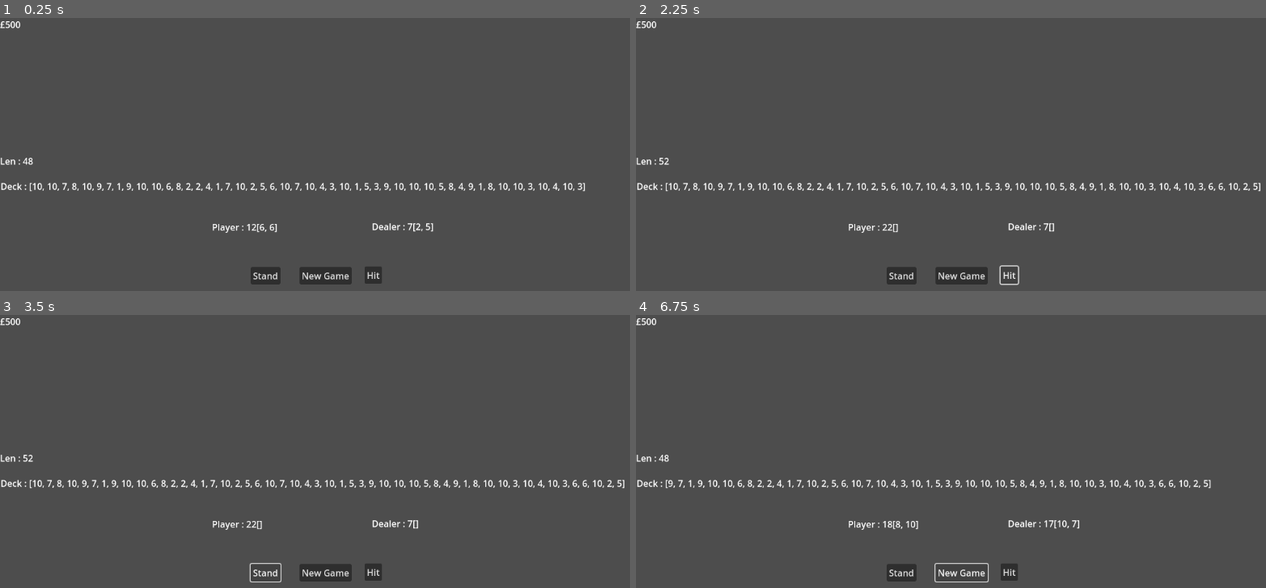
Above: before the commit, frames 1-4 (two rows, left to right).
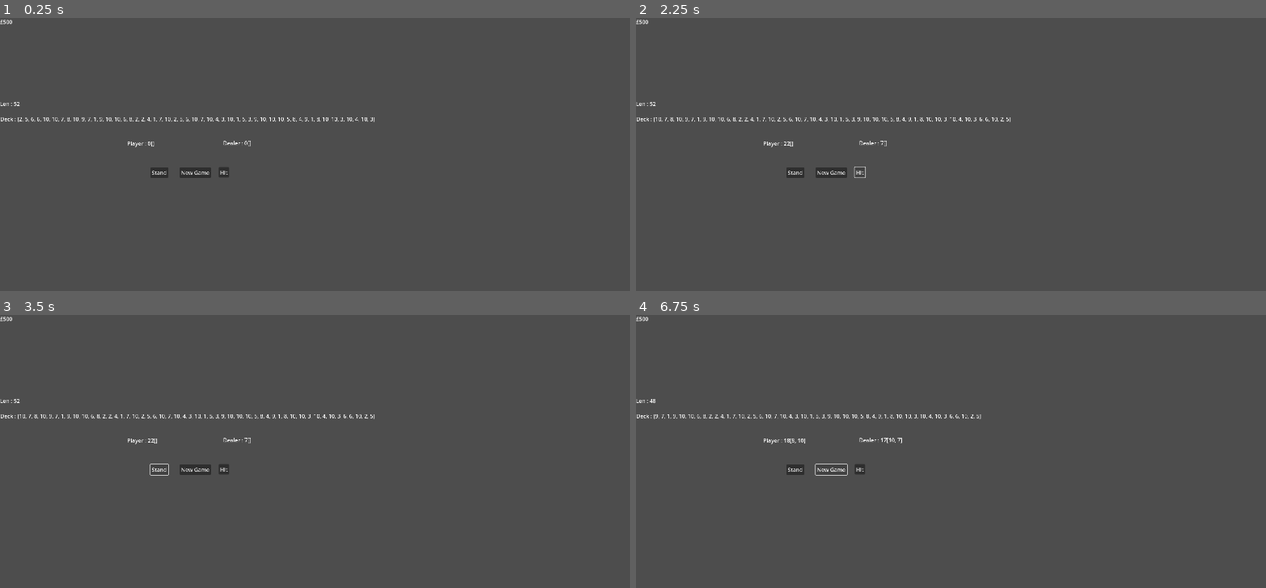
Above: after the commit, the same moments.

Repository: KarumGhag/Super-Gambler
Game: Godot game, scene res://BlackJack/Blackjack.tscn
The game is run twice, just before and just after one commit, with the same random seed, the same clock (stepped at 60 frames per second) and the same inputs. This scene is started directly instead of the project's main scene.
Inputs:
- Up to frame 1 (0.25 s): no input
- Up to frame 2 (2.25 s): click "New Game" at 0.5 s; click "New Game" at 1.25 s; click "Hit" at 2 s
- Up to frame 3 (3.5 s): click "Stand" at 2.75 s
- Up to frame 4 (6.75 s): click "Hit" at 3.5 s; click "Stand" at 4.25 s; click "Hit" at 5 s; click "Stand" at 5.75 s; click "New Game" at 6.5 s

The runs differ from the first frame. In frame 1, 3.0% of the frame differs, in the area x 0-93%, y 0-98%; in frame 2, 2.9%; in frame 3, 2.8%; in frame 4, 2.7%.

Commit message:
drawn all cards, reworking deck

Diff:
--- a/BlackJack/Blackjack.tscn
+++ b/BlackJack/Blackjack.tscn
@@ -1,8 +1,48 @@
-[gd_scene load_steps=4 format=3 uid="uid://cb562y02ju31c"]
+[gd_scene load_steps=44 format=3 uid="uid://cb562y02ju31c"]
 
 [ext_resource type="Script" path="res://GameManager/game.gd" id="1_00ul6"]
 [ext_resource type="Script" path="res://BlackJack/deck.gd" id="1_wp6js"]
 [ext_resource type="Script" path="res://BlackJack/blackjack_manager.gd" id="3_4md35"]
+[ext_resource type="Texture2D" uid="uid://vg78qqr41vs7" path="res://BlackJack/CardManager/Cards/hearts/10H.png" id="4_dbjt4"]
+[ext_resource type="Texture2D" uid="uid://b4rdfkdow0h2u" path="res://BlackJack/CardManager/Cards/spades/10S.png" id="5_wk5yr"]
+[ext_resource type="Texture2D" uid="uid://bs1ri8l6eu6of" path="res://BlackJack/CardManager/Cards/clubs/10C.png" id="6_oilrn"]
+[ext_resource type="Texture2D" uid="uid://ca0yeeboy2wcl" path="res://BlackJack/CardManager/Cards/hearts/9H.png" id="7_mc3cg"]
+[ext_resource type="Texture2D" uid="uid://dpxyg7u5o8ly8" path="res://BlackJack/CardManager/Cards/hearts/8H.png" id="8_m1eqa"]
+[ext_resource type="Texture2D" uid="uid://cgp18652oogy0" path="res://BlackJack/CardManager/Cards/hearts/7H.png" id="9_mrd0b"]
+[ext_resource type="Texture2D" uid="uid://cv4r1pvk1o4e1" path="res://BlackJack/CardManager/Cards/hearts/6H.png" id="10_dur1p"]
+[ext_resource type="Texture2D" uid="uid://borqertiutfms" path="res://BlackJack/CardManager/Cards/hearts/5H.png" id="11_3ayxj"]
+[ext_resource type="Texture2D" uid="uid://d08xnapd61q3d" path="res://BlackJack/CardManager/Cards/hearts/4H.png" id="12_x00iw"]
+[ext_resource type="Texture2D" uid="uid://dpj5kkvgb20l6" path="res://BlackJack/CardManager/Cards/hearts/3H.png" id="13_vaaoq"]
+[ext_resource type="Texture2D" uid="uid://ftxrffsydrcb" path="res://BlackJack/CardManager/Cards/hearts/2H.png" id="14_l782a"]
+[ext_resource type="Texture2D" uid="uid://burhs0tpdku4t" path="res://BlackJack/CardManager/Cards/hearts/AH.png" id="15_vcasj"]
+[ext_resource type="Texture2D" uid="uid://b1sg12m7f286i" path="res://BlackJack/CardManager/Cards/spades/8S.png" id="16_3sehi"]
+[ext_resource type="Texture2D" uid="uid://dhso7h0qaoowv" path="res://BlackJack/CardManager/Cards/spades/9S.png" id="17_u7r6l"]
+[ext_resource type="Texture2D" uid="uid://bbh8j1sjeb7pd" path="res://BlackJack/CardManager/Cards/spades/7S.png" id="19_7kt65"]
+[ext_resource type="Texture2D" uid="uid://ktqr7x8wc3s" path="res://BlackJack/CardManager/Cards/spades/6S.png" id="20_tqyp2"]
+[ext_resource type="Texture2D" uid="uid://c45k4olq24m2s" path="res://BlackJack/CardManager/Cards/spades/5S.png" id="21_0tgy7"]
+[ext_resource type="Texture2D" uid="uid://kvpltrbtkhsp" path="res://BlackJack/CardManager/Cards/spades/4S.png" id="22_com4x"]
+[ext_resource type="Texture2D" uid="uid://dxefd7e2auhgl" path="res://BlackJack/CardManager/Cards/spades/3S.png" id="23_bfw60"]
+[ext_resource type="Texture2D" uid="uid://jwbveriwhupx" path="res://BlackJack/CardManager/Cards/spades/2S.png" id="24_3tmqf"]
+[ext_resource type="Texture2D" uid="uid://dewghg5e507q3" path="res://BlackJack/CardManager/Cards/spades/AS.png" id="26_qnxmc"]
+[ext_resource type="Texture2D" uid="uid://cg6lcg86nnbpg" path="res://BlackJack/CardManager/Cards/clubs/9C.png" id="26_x333l"]
+[ext_resource type="Texture2D" uid="uid://cporxko67qs02" path="res://BlackJack/CardManager/Cards/clubs/7C.png" id="28_wyjbp"]
+[ext_resource type="Texture2D" uid="uid://bxtns5quh3oi4" path="res://BlackJack/CardManager/Cards/clubs/3C.png" id="29_uyfwo"]
+[ext_resource type="Texture2D" uid="uid://b5nqqnj4cn1a3" path="res://BlackJack/CardManager/Cards/clubs/8C.png" id="29_wy7ll"]
+[ext_resource type="Texture2D" uid="uid://p0jovod3it0i" path="res://BlackJack/CardManager/Cards/clubs/4C.png" id="30_bxnlf"]
+[ext_resource type="Texture2D" uid="uid://bxtlidud2me8" path="res://BlackJack/CardManager/Cards/clubs/6C.png" id="30_webg2"]
+[ext_resource type="Texture2D" uid="uid://csnircrxat08r" path="res://BlackJack/CardManager/Cards/clubs/5C.png" id="31_a36m0"]
+[ext_resource type="Texture2D" uid="uid://3aitf1t1yfoh" path="res://BlackJack/CardManager/Cards/clubs/2C.png" id="32_pyj34"]
+[ext_resource type="Texture2D" uid="uid://ceu6ndggmwyq6" path="res://BlackJack/CardManager/Cards/clubs/AC.png" id="33_8e84c"]
+[ext_resource type="Texture2D" uid="uid://ugo2ejt02yaj" path="res://BlackJack/CardManager/Cards/diamonds/10D.png" id="34_ytqfn"]
+[ext_resource type="Texture2D" uid="uid://b74npsoxdl4w1" path="res://BlackJack/CardManager/Cards/diamonds/9D.png" id="35_6yvct"]
+[ext_resource type="Texture2D" uid="uid://c0i2hl2wh66ay" path="res://BlackJack/CardManager/Cards/diamonds/8D.png" id="36_wigmr"]
+[ext_resource type="Texture2D" uid="uid://bc8s6svdjky6o" path="res://BlackJack/CardManager/Cards/diamonds/7D.png" id="37_clbcv"]
+[ext_resource type="Texture2D" uid="uid://b1s8b4u8gecxb" path="res://BlackJack/CardManager/Cards/diamonds/6D.png" id="38_bbx5d"]
+[ext_resource type="Texture2D" uid="uid://y8mjjb4oq4aj" path="res://BlackJack/CardManager/Cards/diamonds/5D.png" id="39_22u5j"]
+[ext_resource type="Texture2D" uid="uid://xjfymxb4h52p" path="res://BlackJack/CardManager/Cards/diamonds/4D.png" id="40_5oanf"]
+[ext_resource type="Texture2D" uid="uid://b5r6y3j8dh8ey" path="res://BlackJack/CardManager/Cards/diamonds/3D.png" id="41_un4s5"]
+[ext_resource type="Texture2D" uid="uid://dwf5jg7p43tvb" path="res://BlackJack/CardManager/Cards/diamonds/2D.png" id="42_lm08b"]
+[ext_resource type="Texture2D" uid="uid://reljsjyym662" path="res://BlackJack/CardManager/Cards/diamonds/AD.png" id="43_gcpog"]
 
 [node name="Blackjack" type="Node2D"]
 script = ExtResource("1_00ul6")
@@ -73,3 +113,171 @@
 offset_top = 187.0
 offset_right = 843.0
 offset_bottom = 210.0
+
+[node name="Hearts" type="Node2D" parent="."]
+
+[node name="10h" type="Sprite2D" parent="Hearts"]
+position = Vector2(63, 1182.5)
+texture = ExtResource("4_dbjt4")
+
+[node name="9h" type="Sprite2D" parent="Hearts"]
+position = Vector2(165, 1183.5)
+texture = ExtResource("7_mc3cg")
+
+[node name="8h" type="Sprite2D" parent="Hearts"]
+position = Vector2(267, 1182.5)
+texture = ExtResource("8_m1eqa")
+
+[node name="7h" type="Sprite2D" parent="Hearts"]
+position = Vector2(370, 1182.5)
+texture = ExtResource("9_mrd0b")
+
+[node name="6h" type="Sprite2D" parent="Hearts"]
+position = Vector2(472, 1182.5)
+texture = ExtResource("10_dur1p")
+
+[node name="5h" type="Sprite2D" parent="Hearts"]
+position = Vector2(574, 1182.5)
+texture = ExtResource("11_3ayxj")
+
+[node name="4h" type="Sprite2D" parent="Hearts"]
+position = Vector2(676, 1183.5)
+texture = ExtResource("12_x00iw")
+
+[node name="3h" type="Sprite2D" parent="Hearts"]
+position = Vector2(779, 1183.5)
+texture = ExtResource("13_vaaoq")
+
+[node name="2h" type="Sprite2D" parent="Hearts"]
+position = Vector2(882, 1183.5)
+texture = ExtResource("14_l782a")
+
+[node name="Ah" type="Sprite2D" parent="Hearts"]
+position = Vector2(986, 1183.5)
+texture = ExtResource("15_vcasj")
+
+[node name="8s" type="Sprite2D" parent="Hearts"]
+position = Vector2(270, 1371.5)
+texture = ExtResource("16_3sehi")
+
+[node name="Spades" type="Node2D" parent="."]
+
+[node name="10s" type="Sprite2D" parent="Spades"]
+position = Vector2(65, 1371.5)
+texture = ExtResource("5_wk5yr")
+
+[node name="9s" type="Sprite2D" parent="Spades"]
+position = Vector2(168, 1371.5)
+texture = ExtResource("17_u7r6l")
+
+[node name="7s" type="Sprite2D" parent="Spades"]
+position = Vector2(372, 1371.5)
+texture = ExtResource("19_7kt65")
+
+[node name="6s" type="Sprite2D" parent="Spades"]
+position = Vector2(475, 1371.5)
+texture = ExtResource("20_tqyp2")
+
+[node name="5s" type="Sprite2D" parent="Spades"]
+position = Vector2(578, 1371.5)
+texture = ExtResource("21_0tgy7")
+
+[node name="4s" type="Sprite2D" parent="Spades"]
+position = Vector2(681, 1370.5)
+texture = ExtResource("22_com4x")
+
+[node name="3s" type="Sprite2D" parent="Spades"]
+position = Vector2(782, 1369.5)
+texture = ExtResource("23_bfw60")
+
+[node name="2s" type="Sprite2D" parent="Spades"]
+position = Vector2(885, 1370.5)
+texture = ExtResource("24_3tmqf")
+
+[node name="As" type="Sprite2D" parent="Spades"]
+position = Vector2(989, 1371.5)
+texture = ExtResource("26_qnxmc")
+
+[node name="9c" type="Sprite2D" parent="Spades"]
+position = Vector2(169, 1561.5)
+texture = ExtResource("26_x333l")
+
+[node name="Clubs" type="Node2D" parent="."]
+
+[node name="10c" type="Sprite2D" parent="Clubs"]
+position = Vector2(64, 1560.5)
+texture = ExtResource("6_oilrn")
+
+[node name="8c" type="Sprite2D" parent="Clubs"]
+position = Vector2(272, 1561.5)
+texture = ExtResource("29_wy7ll")
+
+[node name="7c" type="Sprite2D" parent="Clubs"]
+position = Vector2(375, 1561.5)
+texture = ExtResource("28_wyjbp")
+
+[node name="6c" type="Sprite2D" parent="Clubs"]
+position = Vector2(477, 1561.5)
+texture = ExtResource("30_webg2")
+
+[node name="5c" type="Sprite2D" parent="Clubs"]
+position = Vector2(580, 1561.5)
+texture = ExtResource("31_a36m0")
+
+[node name="4c" type="Sprite2D" parent="Clubs"]
+position = Vector2(683, 1561.5)
+texture = ExtResource("30_bxnlf")
+
+[node name="3c" type="Sprite2D" parent="Clubs"]
+position = Vector2(786, 1562.5)
+texture = ExtResource("29_uyfwo")
+
+[node name="2c" type="Sprite2D" parent="Clubs"]
+position = Vector2(890, 1562.5)
+texture = ExtResource("32_pyj34")
+
+[node name="Ac" type="Sprite2D" parent="Clubs"]
+position = Vector2(993, 1563.5)
+texture = ExtResource("33_8e84c")
+
+[node name="Diamonds" type="Node2D" parent="."]
+
+[node name="10d" type="Sprite2D" parent="Diamonds"]
+position = Vector2(67, 1752)
+texture = ExtResource("34_ytqfn")
+
+[node name="9d" type="Sprite2D" parent="Diamonds"]
+position = Vector2(170, 1752)
+texture = ExtResource("35_6yvct")
+
+[node name="8d" type="Sprite2D" parent="Diamonds"]
+position = Vector2(273, 1752)
+texture = ExtResource("36_wigmr")
+
+[node name="7d" type="Sprite2D" parent="Diamonds"]
+position = Vector2(375, 1752)
+texture = ExtResource("37_clbcv")
+
+[node name="6d" type="Sprite2D" parent="Diamonds"]
+position = Vector2(479, 1752)
+texture = ExtResource("38_bbx5d")
+
+[node name="5d" type="Sprite2D" parent="Diamonds"]
+position = Vector2(583, 1752)
+texture = ExtResource("39_22u5j")
+
+[node name="4d" type="Sprite2D" parent="Diamonds"]
+position = Vector2(686, 1752)
+texture = ExtResource("40_5oanf")
+
+[node name="3d" type="Sprite2D" parent="Diamonds"]
+position = Vector2(791, 1753)
+texture = ExtResource("41_un4s5")
+
+[node name="2d" type="Sprite2D" parent="Diamonds"]
+position = Vector2(895, 1753)
+texture = ExtResource("42_lm08b")
+
+[node name="Ad" type="Sprite2D" parent="Diamonds"]
+position = Vector2(998, 1752)
+texture = ExtResource("43_gcpog")
--- a/BlackJack/blackjack_manager.gd
+++ b/BlackJack/blackjack_manager.gd
@@ -34,9 +34,6 @@
 	#TEMPORARY
 	deckManager.cardValues.shuffle()
 	deck = deckManager.cardValues
-	newGame()
-
-
 
 
 
@@ -45,13 +42,6 @@
 		print("in game")
 		return
 	hasStood = false
-
-	#deckManager.cardValues = [1, 2, 3, 4, 5, 6, 7, 8, 9, 10, 10, 10, 10, 1, 2, 3, 4, 5, 6, 7, 8, 9, 10, 10, 10, 10, 1, 2, 3, 4, 5, 6, 7, 8, 9, 10, 10, 10, 10, 1, 2, 3, 4, 5, 6, 7, 8, 9, 10, 10, 10, 10]
-
-
-
-
-	#print(len(deck))
 
 	playerCards = []
 	playerValue = 0
@@ -63,9 +53,6 @@
 
 	playerCards = getFirst2()
 	playerValue = getValue(playerCards)
-
-	#print(playerCards, playerValue)
-	#print(dealerCards, dealerValue)
 
 
 
@@ -109,10 +96,9 @@
 
 
 	playerValue = getValue(playerCards)
-	#print(playerCards, playerValue)
-
+
+	#bust
 	if playerValue > 21:
-		#print("bust")
 		cardsToBottom(playerCards, dealerCards)
 		inGame = false
 
--- a/BlackJack/deck.gd
+++ b/BlackJack/deck.gd
@@ -3,3 +3,28 @@
 class_name Deck
 
 var cardValues : Array = [1, 2, 3, 4, 5, 6, 7, 8, 9, 10, 10, 10, 10, 1, 2, 3, 4, 5, 6, 7, 8, 9, 10, 10, 10, 10, 1, 2, 3, 4, 5, 6, 7, 8, 9, 10, 10, 10, 10, 1, 2, 3, 4, 5, 6, 7, 8, 9, 10, 10, 10, 10]
+
+var cardSprites : Dictionary = {
+    "AH" : "res://BlackJack/CardManager/Cards/hearts/AH.png",
+    "10H" : "res://BlackJack/CardManager/Cards/hearts/10H.png",
+    "9H" : "res://BlackJack/CardManager/Cards/hearts/9H.png",
+    "8H" : "res://BlackJack/CardManager/Cards/hearts/8H.png",
+    "7H" : "res://BlackJack/CardManager/Cards/hearts/7H.png",
+    "6H" : "res://BlackJack/CardManager/Cards/hearts/6H.png",
+    "5H" : "res://BlackJack/CardManager/Cards/hearts/5H.png",
+    "4H" : "res://BlackJack/CardManager/Cards/hearts/4H.png",
+    "3H" : "res://BlackJack/CardManager/Cards/hearts/3H.png",
+    "2H" : "res://BlackJack/CardManager/Cards/hearts/2H.png",
+
+    "AS" : "res://BlackJack/CardManager/Cards/hearts/AS.png",
+    "10S" : "res://BlackJack/CardManager/Cards/hearts/10S.png",
+    "9S" : "res://BlackJack/CardManager/Cards/hearts/9S.png",
+    "8S" : "res://BlackJack/CardManager/Cards/hearts/8S.png",
+    "7S" : "res://BlackJack/CardManager/Cards/hearts/7S.png",
+    "6S" : "res://BlackJack/CardManager/Cards/hearts/6S.png",
+    "5S" : "res://BlackJack/CardManager/Cards/hearts/5S.png",
+    "4S" : "res://BlackJack/CardManager/Cards/hearts/4S.png",
+    "3S" : "res://BlackJack/CardManager/Cards/hearts/3S.png",
+    "2S" : "res://BlackJack/CardManager/Cards/hearts/2S.png",
+
+}
--- a/project.godot
+++ b/project.godot
@@ -19,6 +19,11 @@
 
 MoneySystem="*res://MoneyManager/money_manager.tscn"
 
+[display]
+
+window/size/viewport_width=1920
+window/size/viewport_height=1080
+
 [input]
 
 click={
Binary file added: BlackJack/CardManager/Cards/Suits/heart.png
Not shown, added: BlackJack/CardManager/Cards/Suits/heart.png.import
Binary file added: BlackJack/CardManager/Cards/Suits/smallHeart.png
Not shown, added: BlackJack/CardManager/Cards/Suits/smallHeart.png.import
Binary file added: BlackJack/CardManager/Cards/clubs/10C.png
Not shown, added: BlackJack/CardManager/Cards/clubs/10C.png.import
Binary file added: BlackJack/CardManager/Cards/clubs/2C.png
Not shown, added: BlackJack/CardManager/Cards/clubs/2C.png.import
Binary file added: BlackJack/CardManager/Cards/clubs/3C.png
Not shown, added: BlackJack/CardManager/Cards/clubs/3C.png.import
Binary file added: BlackJack/CardManager/Cards/clubs/4C.png
Not shown, added: BlackJack/CardManager/Cards/clubs/4C.png.import
(and 72 more such lines)
